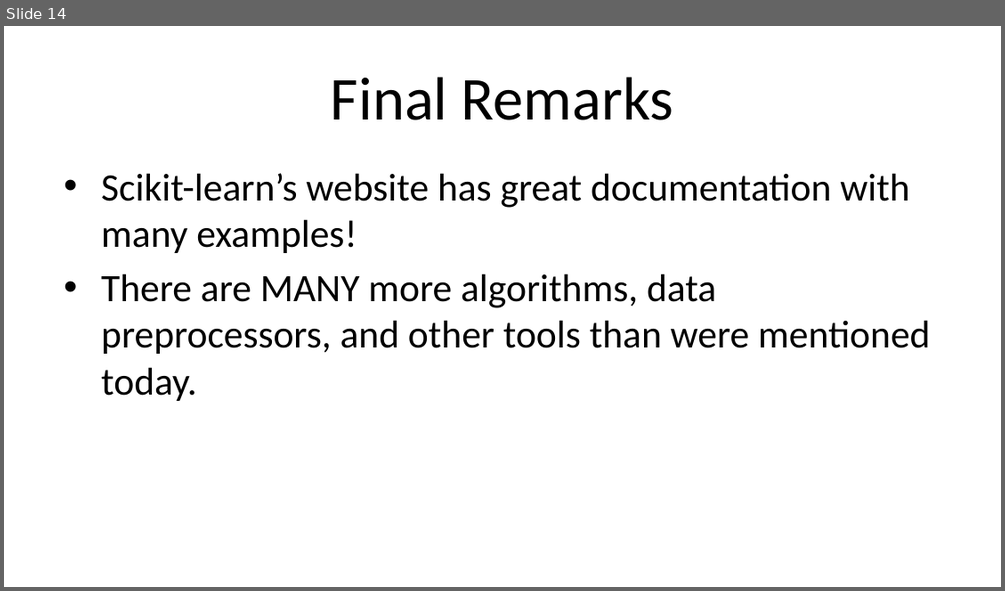
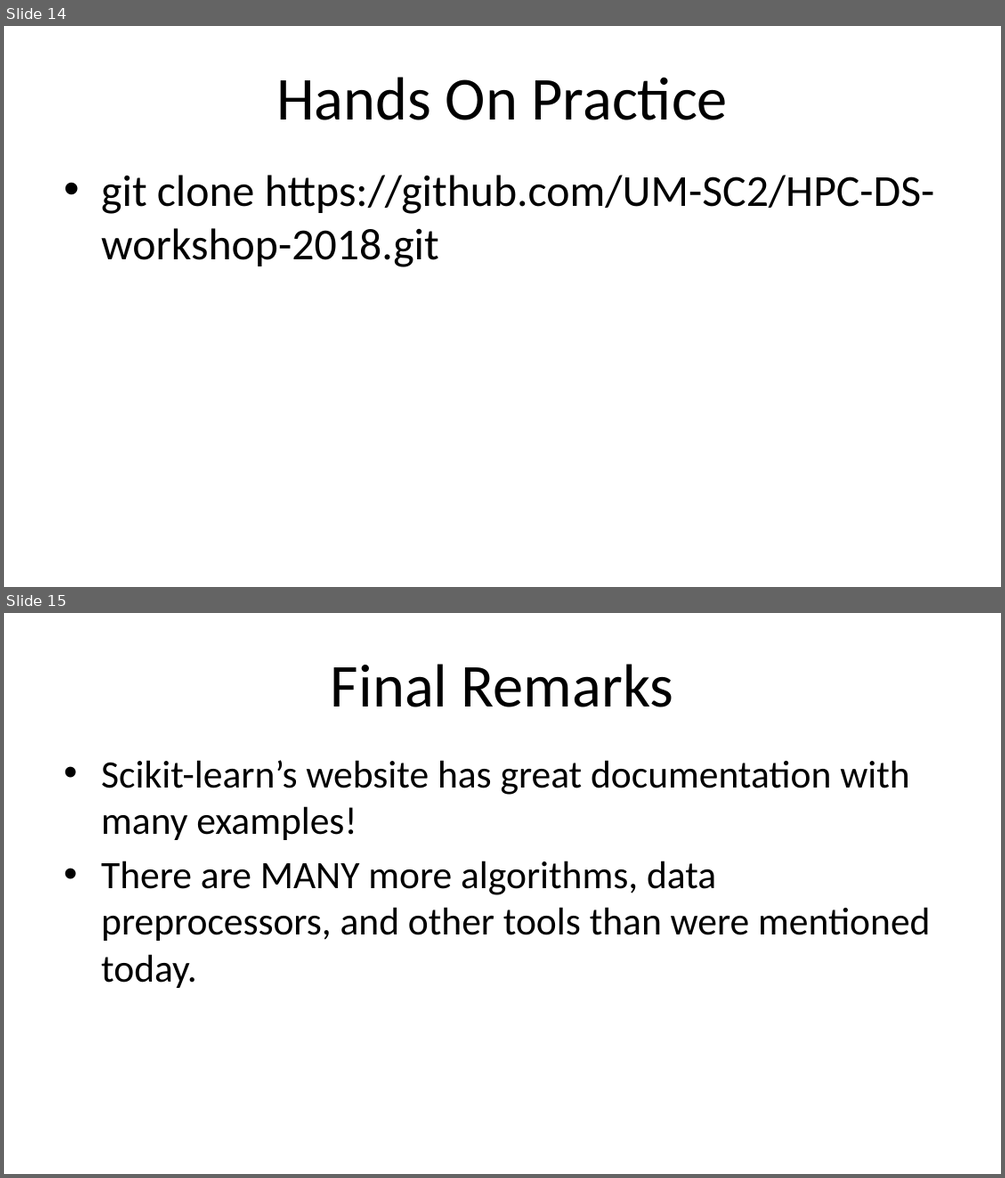
Before and after one commit to UM-SC2/HPC-DS-workshop-2018, a slide deck: session04/11_1_18_SC2_ML_with_SKlearn_workshop_slides.pptx. Shown one above the other, each under a label of ours: slide 14 before the commit, slides 14 and 15 after it. The pictures are 1005x591 and 1005x1178 pixels, drawn with LibreOffice and Linux fonts; fonts in the diff are those of the drawing. Boxes give left, top, right and bottom in pixels: in the first picture for what was removed or moved away, otherwise in the second. Text is boxed around its words. In the diff, an @@ line names an element or a change of style, - is before the commit and + after.

```diff
--- a/session04/11_1_18_SC2_ML_with_SKlearn_workshop_slides.pptx
+++ b/session04/11_1_18_SC2_ML_with_SKlearn_workshop_slides.pptx
@@ slide 14 added at (x1=4, y1=26, x2=1001, y2=587), background #FFFFFF @@
@@ title added at (x1=276, y1=77, x2=727, y2=120), 44 pt, text #000000 @@
+Hands On Practice
@@ text added at (x1=101, y1=175, x2=935, y2=267), 32 pt, text #000000 @@
+• git clone https://github.com/UM-SC2/HPC-DS-workshop-2018.git
@@ what was slide 14 is now slide 15 @@
```
Also in this commit, not shown: 6 slides changed.
